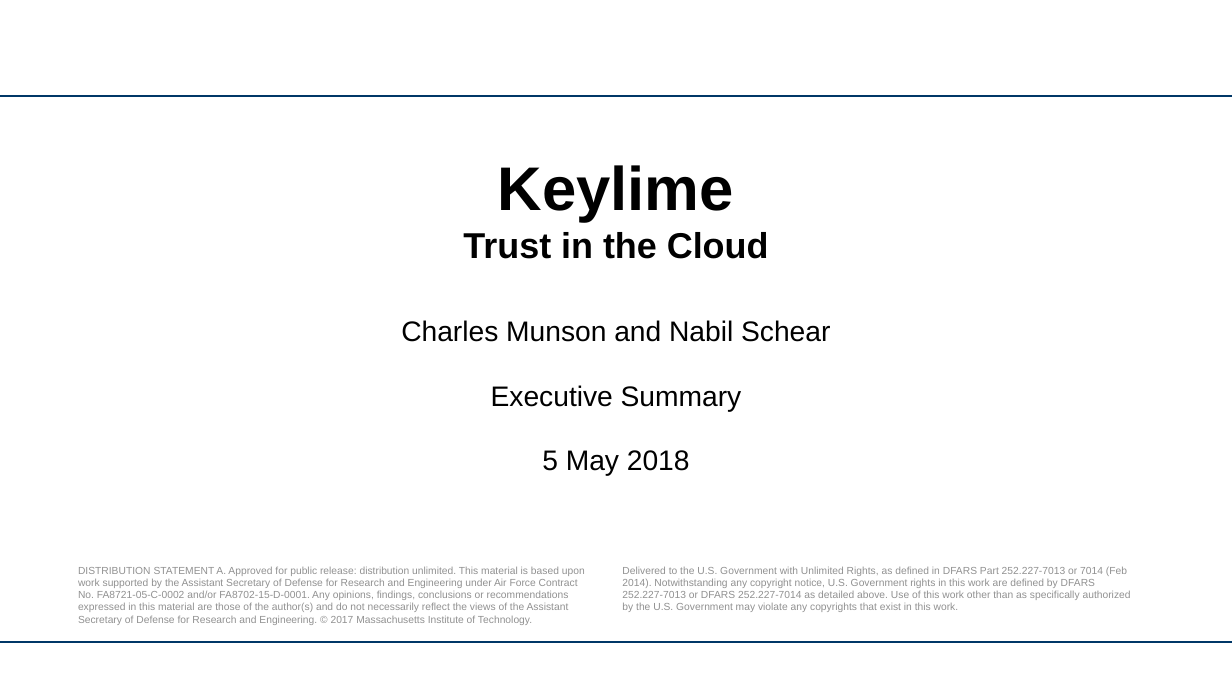
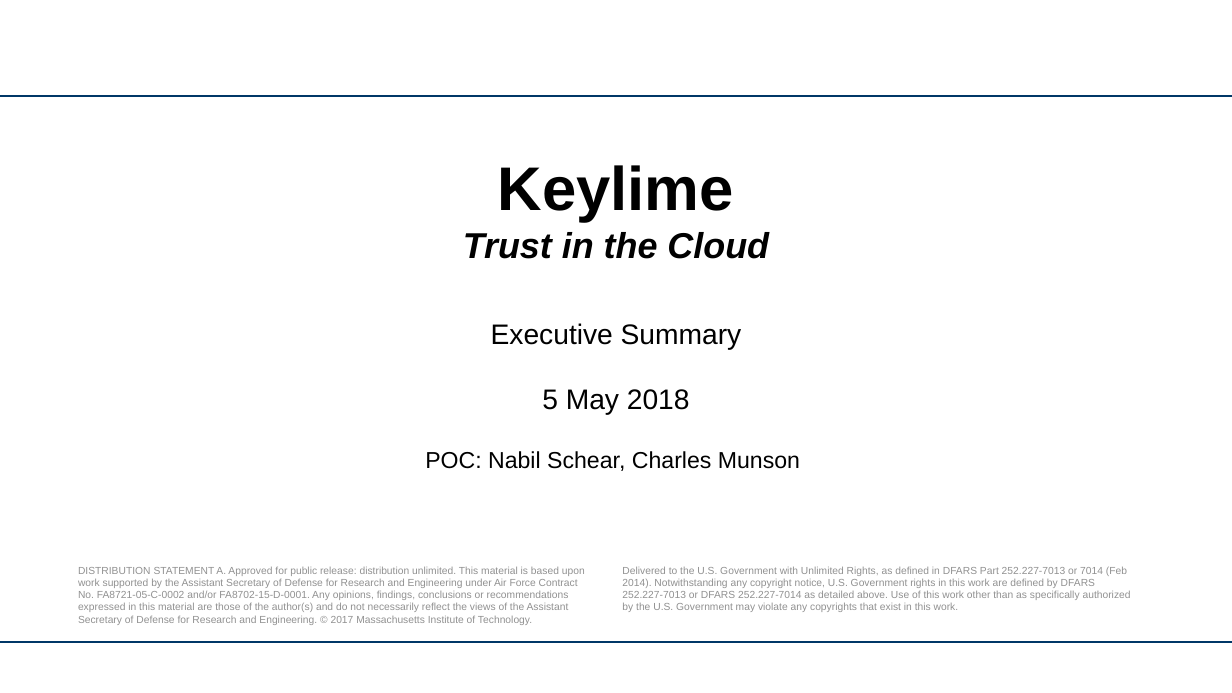
Before and after one commit to keylime/keylime, a slide deck: slide 1 of doc/keylime-elevator-slides.pptx. Drawn at 1232x693 pixels with LibreOffice and Linux fonts; fonts in the diff are those of the drawing; background and template pictures are left out. Boxes give left, top, right and bottom in pixels: in the first picture for what was removed or moved away, otherwise in the second. Text is boxed around its words. In the diff, an @@ line names an element or a change of style, - is before the commit and + after.

Commit message:
Add executive summary slides of Keylime

```diff
--- a/doc/keylime-elevator-slides.pptx
+++ b/doc/keylime-elevator-slides.pptx
@@ title "Keylime Trust in the Cloud" at bbox=[463, 165, 769, 259]: italic on in "Trust in the Cloud" @@
@@ subtitle at bbox=[401, 320, 830, 342]: paragraph removed @@
-Charles Munson and Nabil Schear
@@ subtitle at bbox=[425, 451, 800, 471]: paragraph added @@
+POC: Nabil Schear, Charles Munson
```
